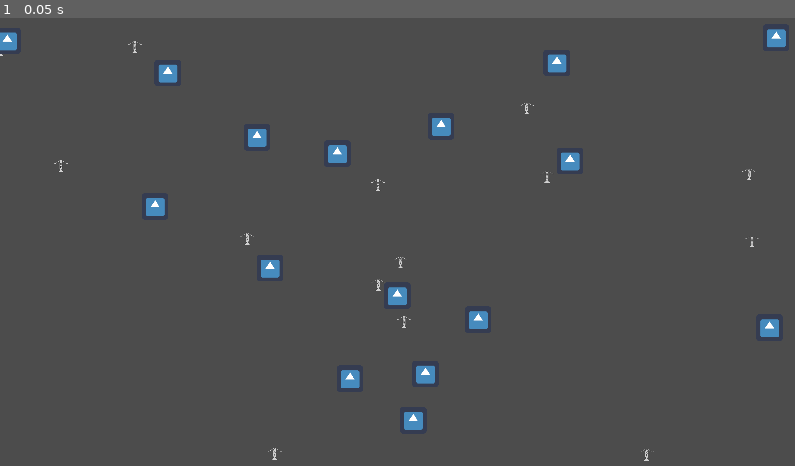
Above: before the commit, frame 1.
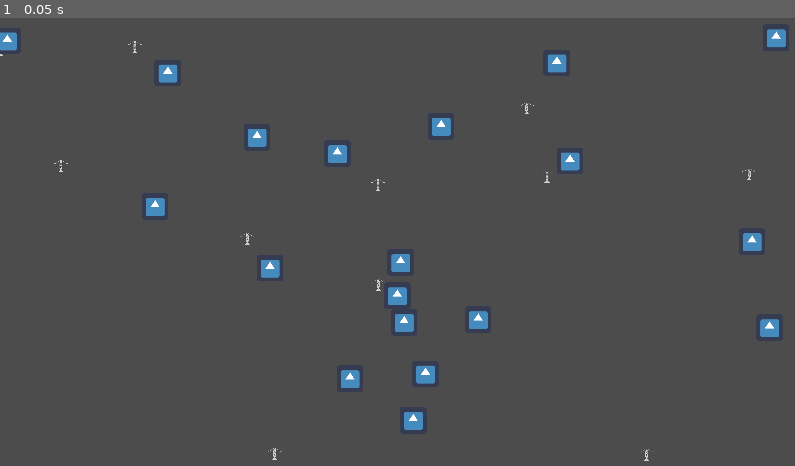
Above: after the commit, the same moment.

Repository: Werkaninchen/milchbroetchen
Game: Godot game, scene res://consumables/Consumables.tscn
Same seed, same stepped clock (60 frames per second), same inputs: the game is played once before the commit and once after it. This scene is started directly instead of the project's main scene. The engine's default icon, where the game draws it, is replaced by a stand-in: a white triangle on a blue panel in a dark square.
Inputs:
- Up to frame 1 (0.05 s): no input

The runs differ from the first frame. In frame 1, 0.3% of the frame differs, in the area x 47-96%, y 36-71%.

Commit message:
added poison consumable

Diff:
--- a/godot/Level/TestLevel.tscn
+++ b/godot/Level/TestLevel.tscn
@@ -1,22 +1,16 @@
 [gd_scene load_steps=3 format=2]
 
 [ext_resource path="res://character/Character.tscn" type="PackedScene" id=1]
-
-[ext_resource path="res://consumables/Consumables.tscn" type="PackedScene" id=2]
-
 [ext_resource path="res://character/Hud/CharacterHud.tscn" type="PackedScene" id=2]
-
 
 [node name="TestLevel" type="Node2D"]
 
 [node name="Character" parent="." instance=ExtResource( 1 )]
-
 position = Vector2( 108.601, 81.4506 )
-
-[node name="Consumables" parent="." instance=ExtResource( 2 )]
-
 
 [node name="CharacterHud" parent="Character" instance=ExtResource( 2 )]
 
 [node name="Camera2D" type="Camera2D" parent="Character"]
 current = true
+
+[node name="Consumables" parent="." instance=ExtResource( 2 )]
--- a/godot/consumables/Consumables.gd
+++ b/godot/consumables/Consumables.gd
@@ -4,8 +4,9 @@
 var sp = load("res://consumables/types/SP.tscn")
 var at = load("res://consumables/types/AT.tscn")
 var hl = load("res://consumables/types/HL.tscn")
+var poison = load("res://consumables/types/Poison.tscn")
 export var consumables_amount = 30
-var consumable_prefs = [xp, sp, at, hl]
+var consumable_prefs = [xp, sp, at, hl, poison]
 
 func _ready():
 	create_consumables()
--- a/godot/consumables/types/AT.gd
+++ b/godot/consumables/types/AT.gd
@@ -8,9 +8,7 @@
 	consumableType = enums.ConsumType.Attack
 
 func on_body_entered(body):
-	print("body entered")
 	if body is character:
-		print("is character")
 		linkBody = body
 		linkBody.attack_power = linkBody.attack_power * m_attack
 		get_child(0).hide()
@@ -18,6 +16,5 @@
 	pass
 
 func on_timeout():
-	print("on timeout")
 	linkBody.attack_power = linkBody.attack_power / m_attack
 	queue_free()
--- a/godot/consumables/types/Poison.gd
+++ b/godot/consumables/types/Poison.gd
@@ -2,26 +2,24 @@
 var character = load("res://character/Character.gd")
 
 var linkBody = null
-export var m_attack = 2
+export var m_poison = 2
+export var frequence = 1
+export var times = 10
 
 func init_type():
 	consumableType = enums.ConsumType.Poison
 
 func on_body_entered(body):
-	print("body entered")
 	if body is character:
-		print("is character")
 		linkBody = body
-		linkBody.attack_power = linkBody.attack_power * m_attack
 		get_child(0).hide()
-		timer.start(duration)
-	pass
-
-func _process(delta):
-	# - health every second until duration over
+		timer.start(frequence)
 	pass
 
 func on_timeout():
-	print("on timeout")
-	linkBody.attack_power = linkBody.attack_power / m_attack
-	queue_free()
+	if times > 0:
+		linkBody.current_health = linkBody.current_health - m_poison
+		times - 1
+		timer.start(frequence)
+	else:
+	 queue_free()
--- /dev/null
+++ b/godot/consumables/types/Poison.tscn
@@ -0,0 +1,11 @@
+[gd_scene load_steps=4 format=2]
+
+[ext_resource path="res://consumables/base/Consumable.tscn" type="PackedScene" id=1]
+[ext_resource path="res://consumables/types/Poison.gd" type="Script" id=2]
+[ext_resource path="res://icon.png" type="Texture" id=3]
+
+[node name="Poison" instance=ExtResource( 1 )]
+script = ExtResource( 2 )
+
+[node name="Sprite" parent="." index="0"]
+texture = ExtResource( 3 )
--- a/godot/project.godot
+++ b/godot/project.godot
@@ -22,7 +22,6 @@
 [autoload]
 
 enums="*res://global/enums.gd"
-SceneChanger="*res://SceneChanger.gd"
 
 [display]
 
